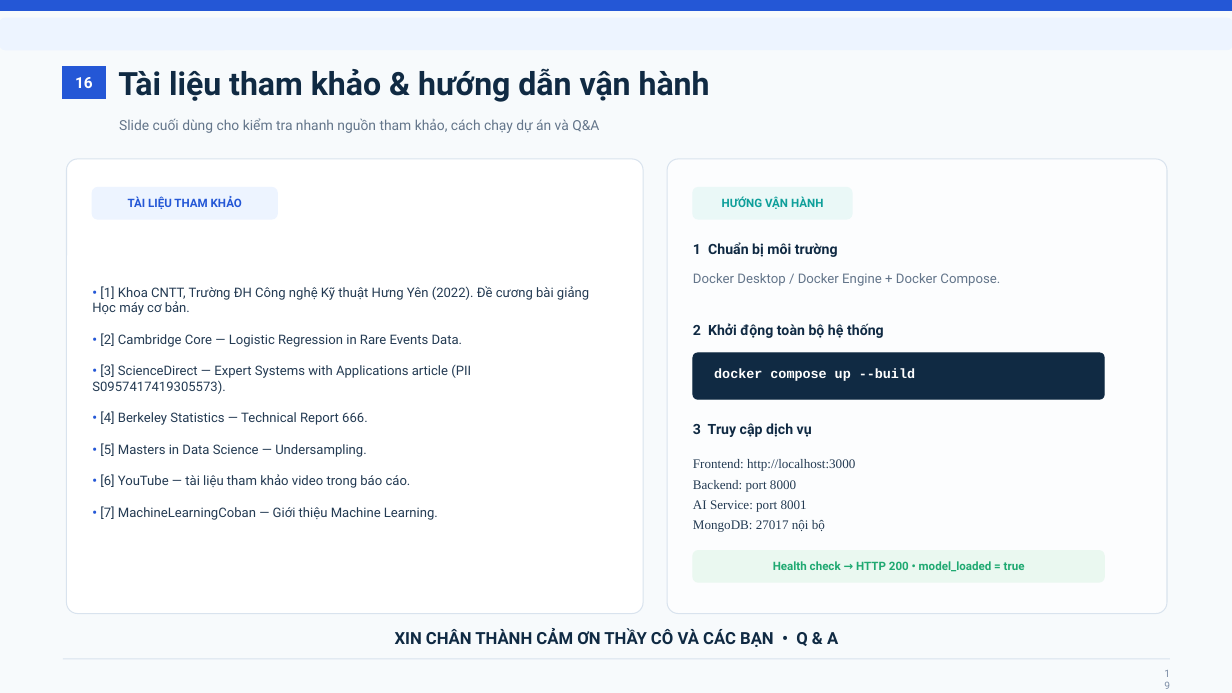
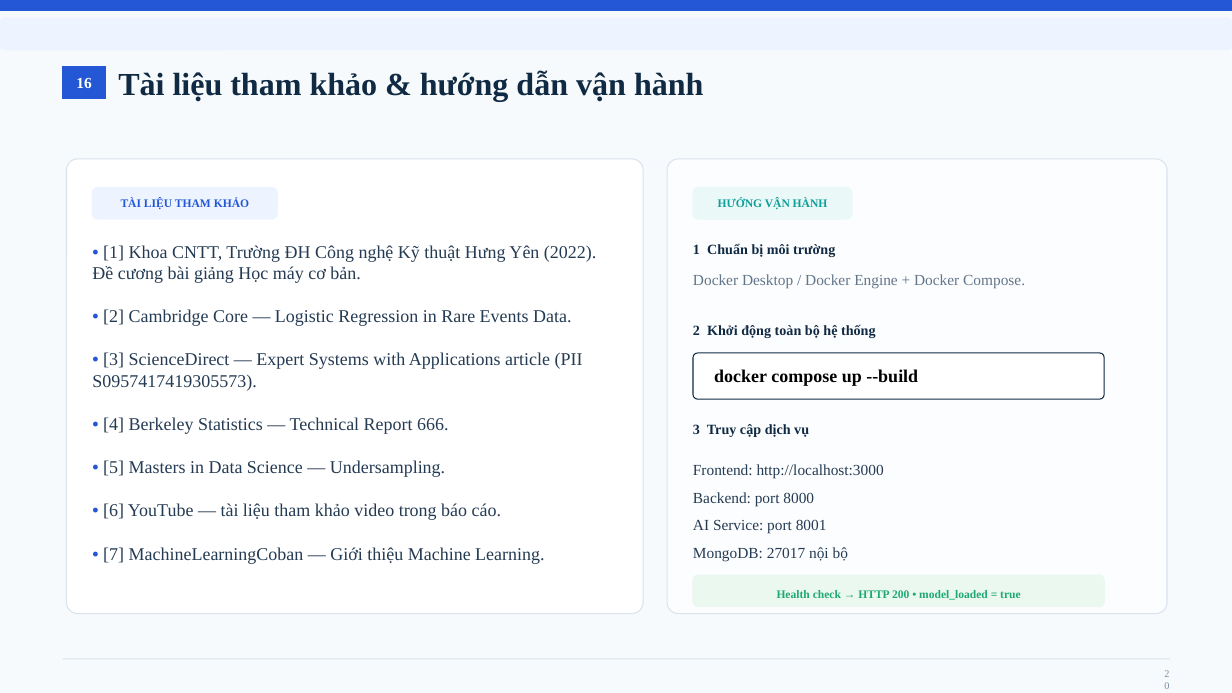
Before and after one commit to tiendat-glitch/12_10122121_12523075_DuDoanBenhThanMT, a slide deck: slide 20 of Docs/DuDoanBenhThanManTinh.pptx (slide 19 before the commit). Drawn at 1232x693 pixels with LibreOffice and Linux fonts; fonts in the diff are those of the drawing. Boxes give left, top, right and bottom in pixels: in the first picture for what was removed or moved away, otherwise in the second. Text is boxed around its words. In the diff, an @@ line names an element or a change of style, - is before the commit and + after.

Commit message:
update final PPT

```diff
--- a/Docs/DuDoanBenhThanManTinh.pptx
+++ b/Docs/DuDoanBenhThanManTinh.pptx
@@ text removed at bbox=[119, 118, 599, 133] @@
-Slide cuối dùng cho kiểm tra nhanh nguồn tham khảo, cách chạy dự án và Q&A
@@ text "• [1] Khoa CNTT, Trường ..." at bbox=[92, 245, 596, 564]: size 10.2 to 14 pt, font Roboto to Times New Roman @@
@@ text "Docker Desktop / Docker Engine ..." at bbox=[693, 274, 1025, 288]: size 10.3 to 12 pt, font Roboto to Times New Roman @@
@@ rounded rectangle at bbox=[693, 353, 1104, 399]: fill #102A43 to #FFFFFF @@
@@ text "docker compose up --build" at bbox=[714, 369, 918, 386]: size 10.5 to 14 pt, font Courier New to Times New Roman, text colour #FFFFFF to #000000 @@
@@ text "Frontend: http://localhost:3000" at bbox=[693, 464, 884, 562]: size 10.2 to 12 pt; line spacing 1.3 to 1.5 @@
@@ font Roboto to Times New Roman in 8 elements at bbox=[63, 67, 105, 99], bbox=[118, 70, 704, 102], bbox=[121, 198, 249, 209], bbox=[718, 198, 828, 209], bbox=[693, 243, 835, 257], bbox=[693, 324, 876, 338], bbox=[693, 424, 809, 437], bbox=[777, 590, 1021, 600] @@
@@ text "Health check → HTTP 200 ...": place and size @@
-text "Health check → HTTP 200 ..." at bbox=[773, 561, 1025, 572]
+text "Health check → HTTP 200 ..." at bbox=[777, 590, 1021, 600]
@@ rounded rectangle: place and size @@
-rounded rectangle at bbox=[693, 551, 1104, 582]
+rounded rectangle at bbox=[693, 575, 1104, 606]
@@ text removed at bbox=[395, 629, 838, 647] @@
-XIN CHÂN THÀNH CẢM ƠN THẦY CÔ VÀ CÁC BẠN • Q & A
@@ page number at bbox=[1157, 663, 1174, 677]: text changed; font Roboto to Times New Roman @@
-19
+20
```
Also in this commit, not shown: 1 other slide changed, 1 slide added.
